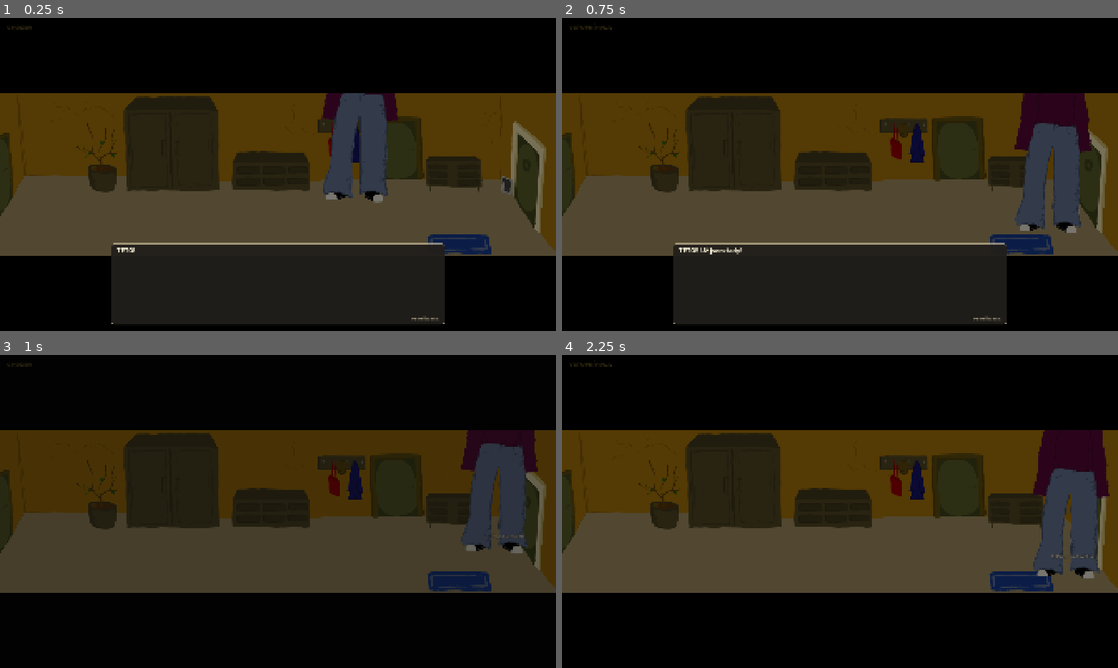
Above: before the commit, frames 1-4 (two rows, left to right).
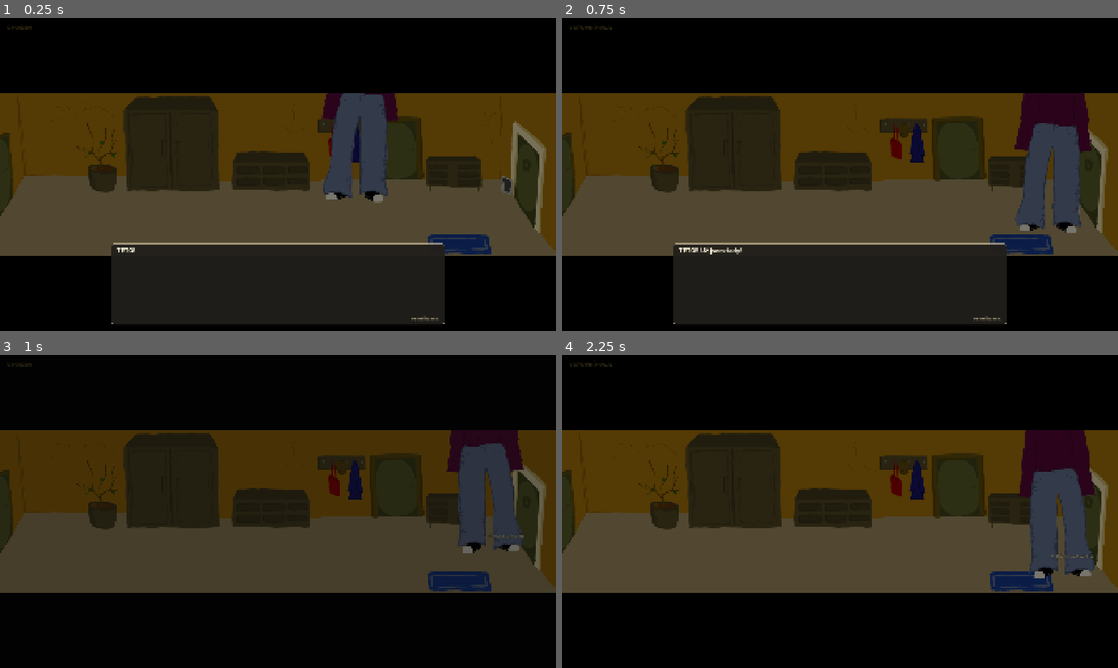
Above: after the commit, the same moments.

Repository: Sprotex/bechyne-game-jam-2026
Game: Godot game, scene res://scenes/testing/refactor_verification.tscn
Two runs of this game, one before a commit and one after it. Both use one fixed random seed, a clock stepped at 60 frames per second and the inputs below. This scene is started directly instead of the project's main scene. Sound files missing from this copy of the repository are replaced by a short silence.
Inputs:
- Up to frame 1 (0.25 s): no input
- Up to frame 2 (0.75 s): tap Enter at 0.5 s; hold D (move_right) from 0.53 s (still down); hold E (interact) from 0.53 s (still down)
- Up to frame 3 (1 s): keep holding D (move_right); keep holding E (interact)
- Up to frame 4 (2.25 s): release D (move_right) at 1.28 s; release E (interact) at 1.28 s; hold Escape (menu_back) 1.28-2 s; tap Space (toggle_music) at 1.35 s; click "ZPĚT" at 2 s

Frames 1-2 are identical in both runs. In frame 3, 2.6% of the frame differs, in the area x 80-97%, y 24-64%; in frame 4, 3.1%, in the area x 82-99%, y 24-72%.

Commit message:
Flip player sprite when facing right

Diff:
--- /dev/null
+++ b/scenes/testing/player_facing_verification.tscn
@@ -0,0 +1,6 @@
+[gd_scene load_steps=2 format=3]
+
+[ext_resource type="Script" path="res://scripts/testing/player_facing_verification.gd" id="1"]
+
+[node name="PlayerFacingVerification" type="Node"]
+script = ExtResource("1")
--- a/scripts/objects/player_movement.gd
+++ b/scripts/objects/player_movement.gd
@@ -12,6 +12,8 @@
 		move_and_slide()
 		return
 	var direction := Input.get_vector("move_left", "move_right", "move_up", "move_down")
+	if not is_zero_approx(direction.x):
+		$Sprite2D.flip_h = direction.x > 0.0
 	direction.y *= vertical_speed_ratio
 	var speed := horizontal_speed * SPRINT_SPEED_MULTIPLIER if Input.is_key_pressed(KEY_SHIFT) else horizontal_speed
 	velocity = direction.normalized() * speed if direction.length_squared() > 1.0 else direction * speed
--- /dev/null
+++ b/scripts/testing/player_facing_verification.gd
@@ -0,0 +1,65 @@
+extends Node
+
+var failures := 0
+
+
+func _ready() -> void:
+	call_deferred("_run")
+
+
+func _run() -> void:
+	var player := load("res://scenes/objects/player.tscn").instantiate() as CharacterBody2D
+	add_child(player)
+	await get_tree().physics_frame
+	var sprite := player.get_node("Sprite2D") as Sprite2D
+	var collision := player.get_node("CollisionShape2D") as CollisionShape2D
+	var collision_transform := collision.transform
+	var art_scale := sprite.scale
+	Input.action_press("move_right")
+	await _wait_for_movement()
+	_check(sprite.flip_h, "moving right flips the player sprite")
+	Input.action_release("move_right")
+	await _wait_for_movement()
+	_check(sprite.flip_h, "stopping preserves the last facing direction")
+	Input.action_press("move_up")
+	await _wait_for_movement()
+	_check(sprite.flip_h, "vertical movement preserves the last facing direction")
+	Input.action_release("move_up")
+	Input.action_press("move_left")
+	await _wait_for_movement()
+	_check(not sprite.flip_h, "moving left restores the original sprite orientation")
+	Input.action_release("move_left")
+	Input.action_press("move_up")
+	Input.action_press("move_right")
+	await _wait_for_movement()
+	_check(sprite.flip_h, "diagonal movement right also flips the sprite")
+	Input.action_release("move_up")
+	Input.action_release("move_right")
+	player.controls_enabled = false
+	Input.action_press("move_left")
+	await _wait_for_movement()
+	_check(sprite.flip_h and player.velocity == Vector2.ZERO, "disabled controls preserve facing and prevent movement")
+	Input.action_release("move_left")
+	_check(collision.transform == collision_transform, "facing changes do not flip the collision shape")
+	_check(sprite.scale == art_scale, "facing changes preserve the authored sprite scale")
+	player.queue_free()
+	AudioManager.music_player.queue_free()
+	AudioManager.music_player = null
+	AudioManager.music = null
+	await get_tree().process_frame
+	await get_tree().create_timer(0.15).timeout
+	print("Player facing verification: %d failures" % failures)
+	get_tree().quit(1 if failures > 0 else 0)
+
+
+func _wait_for_movement() -> void:
+	await get_tree().physics_frame
+	await get_tree().physics_frame
+
+
+func _check(condition: bool, description: String) -> void:
+	if condition:
+		print("PASS: " + description)
+	else:
+		failures += 1
+		push_error("FAIL: " + description)
